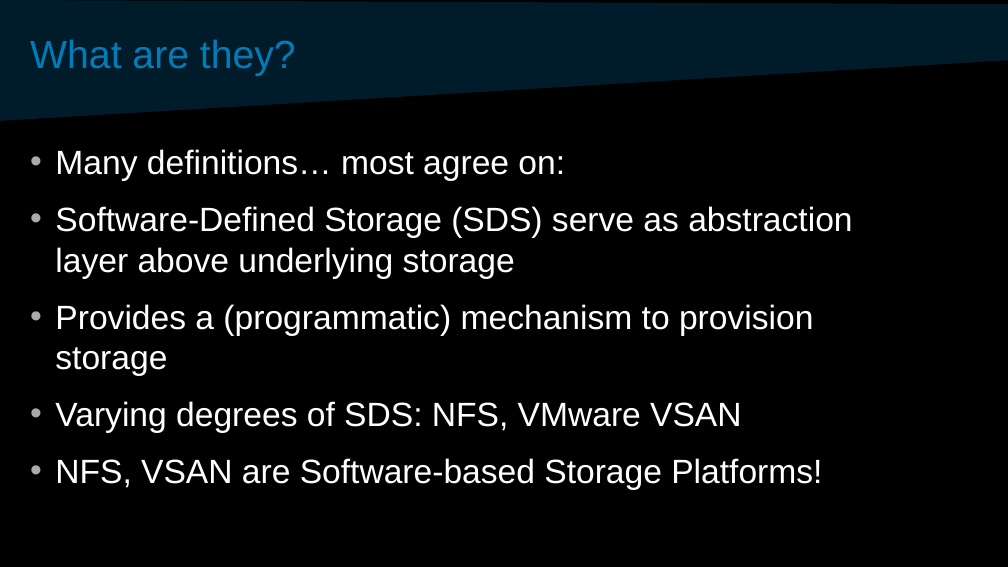
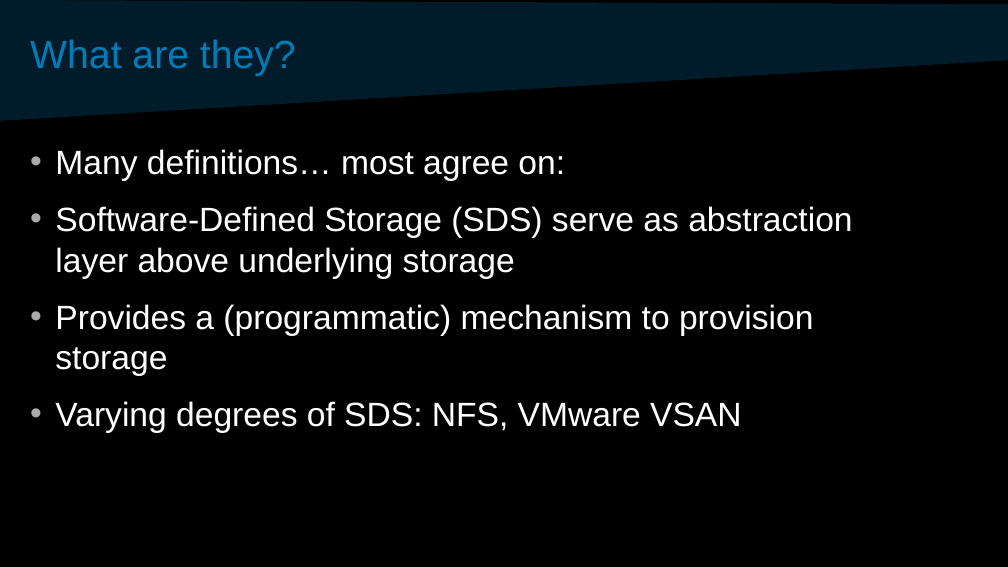
Before and after one commit to davidvonthenen/proposals, a slide deck: slide 4 of 2017_SCALE15/SCaLE-ConSchedAndSDSChangeCloud.pptx. Drawn at 1008x567 pixels with LibreOffice and Linux fonts; fonts in the diff are those of the drawing; background and template pictures are left out. Boxes give left, top, right and bottom in pixels: in the first picture for what was removed or moved away, otherwise in the second. Text is boxed around its words. In the diff, an @@ line names an element or a change of style, - is before the commit and + after.

```diff
--- a/2017_SCALE15/SCaLE-ConSchedAndSDSChangeCloud.pptx
+++ b/2017_SCALE15/SCaLE-ConSchedAndSDSChangeCloud.pptx
@@ text at (55, 458, 822, 490): paragraph removed @@
-• NFS, VSAN are Software-based Storage Platforms!
```
Also in this commit, not shown: 1 other slide changed.
